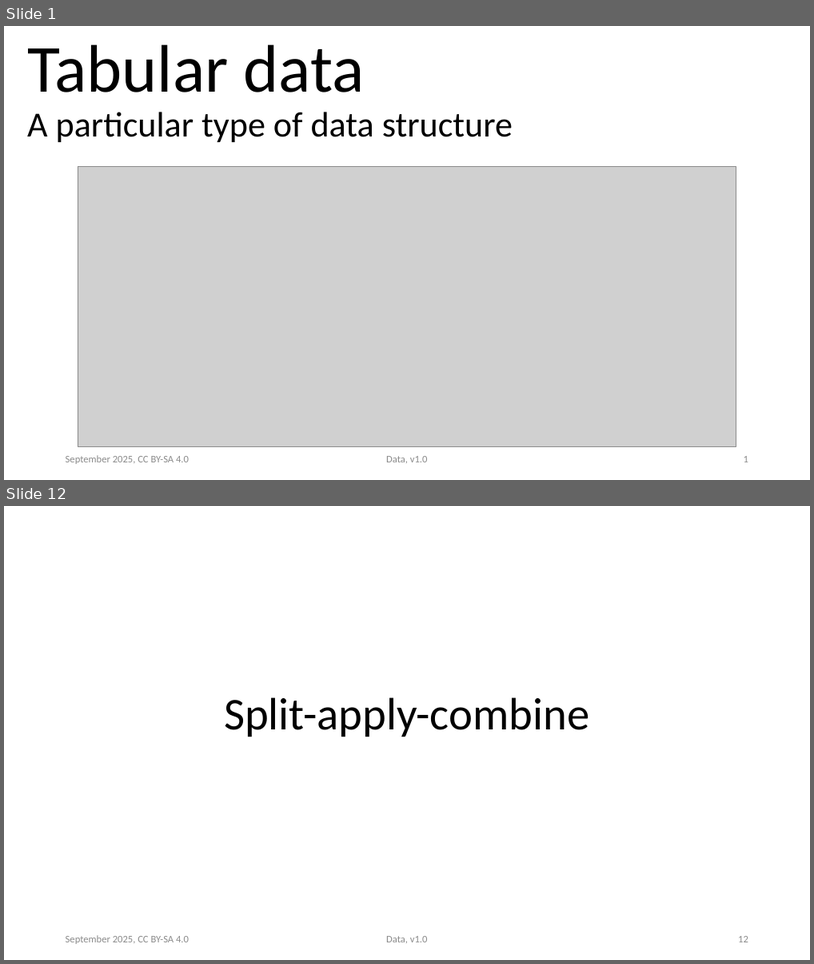
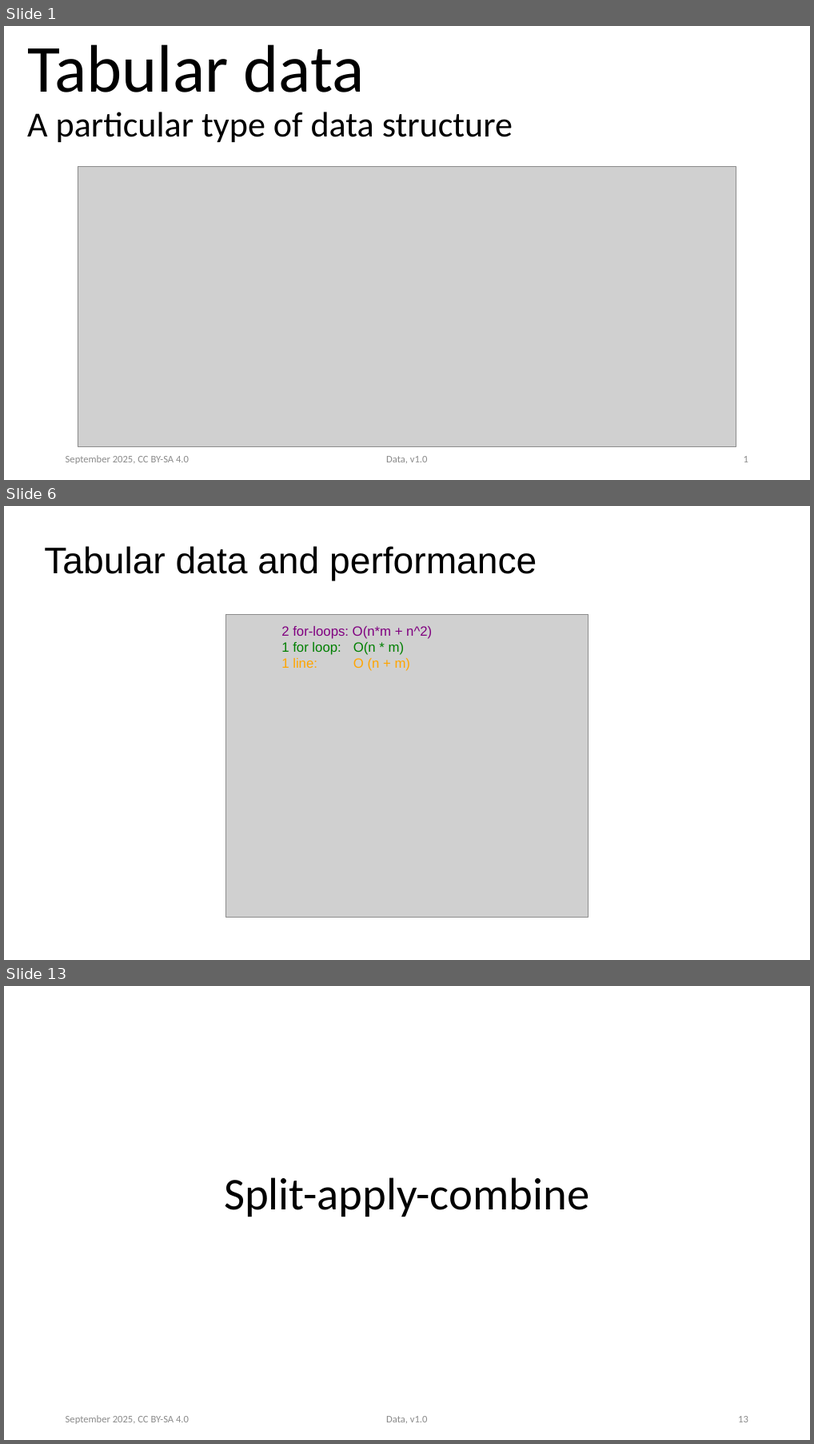
Before and after one commit to ASPP/data_class, a slide deck: tabular_data.pptx. Shown one above the other, each under a label of ours: slides 1 and 12 before the commit, slides 1, 6 and 13 after it; the slides between them are not shown. The pictures are 814x964 and 814x1444 pixels, drawn with LibreOffice and Linux fonts; fonts in the diff are those of the drawing; grey boxes stand for pictures. Boxes give left, top, right and bottom in pixels: in the first picture for what was removed or moved away, otherwise in the second. Text is boxed around its words. In the diff, an @@ line names an element or a change of style, - is before the commit and + after.

Commit message:
tabular data presi and exercise update, rough draft

```diff
--- a/tabular_data.pptx
+++ b/tabular_data.pptx
@@ slide 6 added at [4,506,810,960], background #FFFFFF @@
@@ title added at [44,546,537,581], 44 pt, text #000000 @@
+Tabular data and performance
@@ picture added at [226,614,589,916] @@
@@ text added at [282,626,432,671], 16 pt, text #800080 @@
+2 for-loops: O(n*m + n^2)
+1 for loop: O(n * m)
+1 line: O (n + m)
@@ what was slide 12 is now slide 13 @@
```
Also in this commit, not shown: 20 slides changed, 1 other slide added, 1 slide removed, 9 other files.
